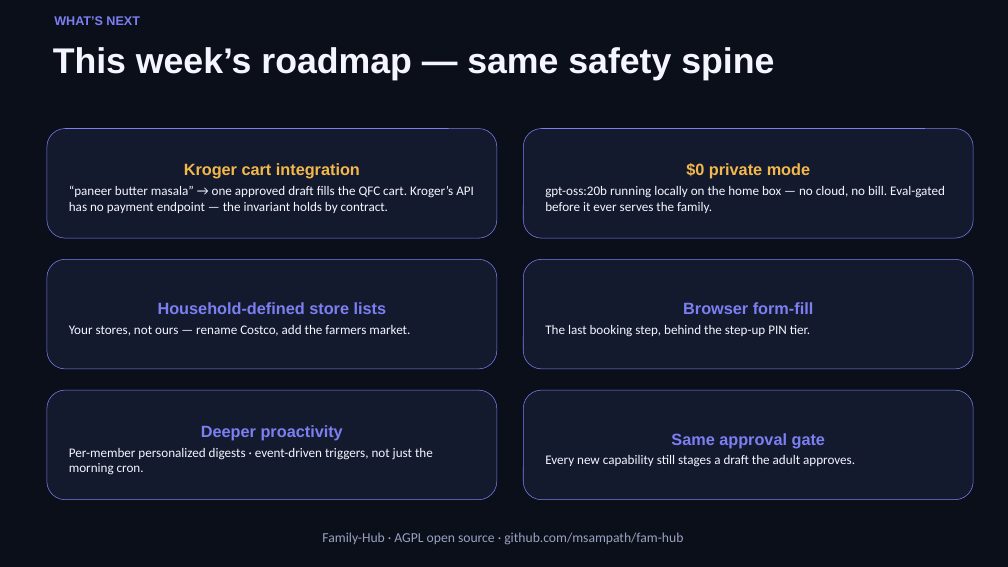
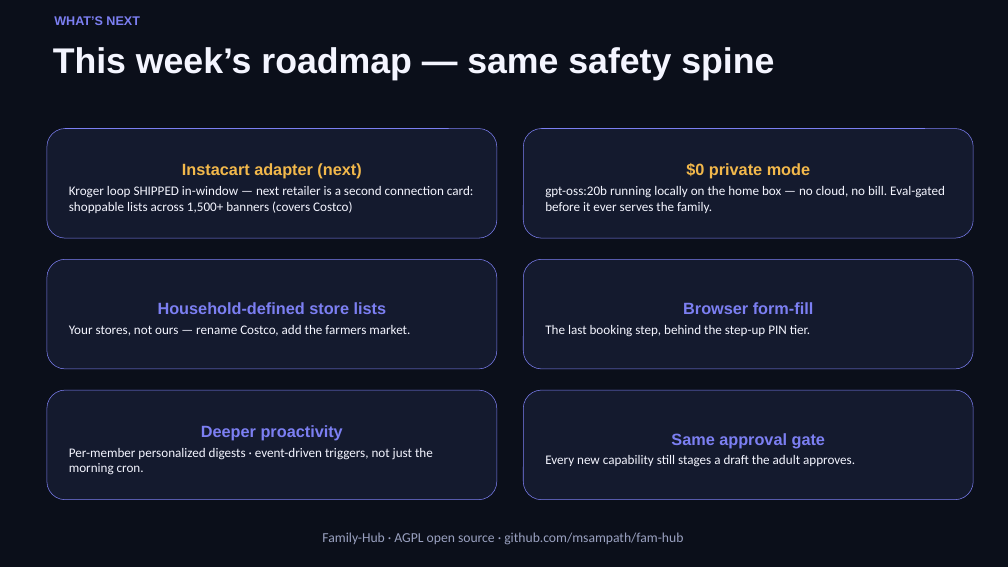
Before and after one commit to msampath/fam-hub, a slide deck: slide 10 of planning/video-deck.pptx (slide 9 before the commit). Drawn at 1008x567 pixels with LibreOffice and Linux fonts; fonts in the diff are those of the drawing. Boxes give left, top, right and bottom in pixels: in the first picture for what was removed or moved away, otherwise in the second. Text is boxed around its words. In the diff, an @@ line names an element or a change of style, - is before the commit and + after.

```diff
--- a/planning/video-deck.pptx
+++ b/planning/video-deck.pptx
@@ text in rounded rectangle at <box>69,163,473,213</box>: text changed @@
-Kroger cart integration
-“paneer butter masala” → one approved draft fills the QFC cart. Kroger’s API has no payment endpoint — the invariant holds by contract.
+Instacart adapter (next)
+Kroger loop SHIPPED in-window — next retailer is a second connection card: shoppable lists across 1,500+ banners (covers Costco)
```
Also in this commit, not shown: 1 other slide changed, 1 slide added.
